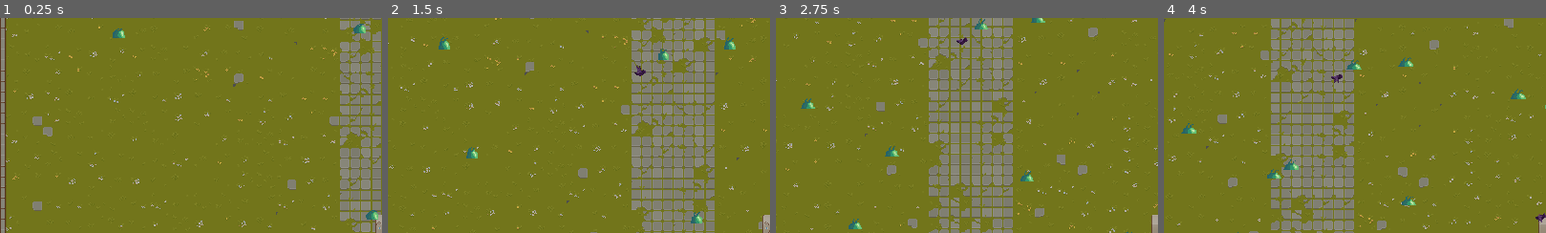
Above: before the commit, frames 1-4 (left to right).
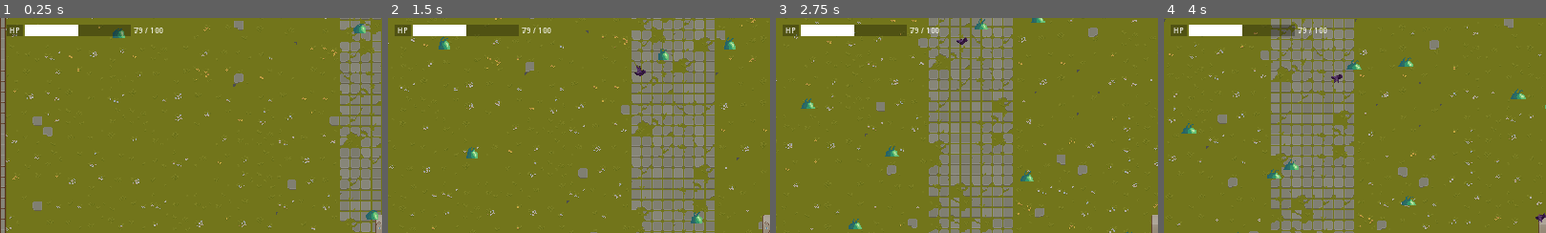
Above: after the commit, the same moments.

Repository: reyhanfarabi/project-survive
Game: Godot game, scene res://scenes/game.tscn
Same seed, same stepped clock (60 frames per second), same inputs: the game is played once before the commit and once after it. The project has no main scene, so this scene is started directly.
Inputs:
- Up to frame 1 (0.25 s): no input
- Up to frame 2 (1.5 s): hold D (right) 0.53-1.28 s; tap W (top) at 0.6, 1.35 s; hold S (down) from 1.28 s (still down)
- Up to frame 3 (2.75 s): release S (down) at 2.03 s; hold D (right) from 2.03 s (still down); tap W (top) at 2.1 s
- Up to frame 4 (4 s): tap W (top) at 2.85, 3.6 s; release D (right) at 3.53 s; hold A (left) from 3.53 s (still down)
The pictures show only the part of the screen within x 0-50%, y 0-50%; the shares and areas given below are measured in that part.

The runs differ from the first frame. In frame 1, 1.8% of the frame differs, in the area x 1-43%, y 3-9%; in frame 2, 1.8%; in frame 3, 1.8%; in frame 4, 1.8%.

Commit message:
slicing player health UI

Diff:
--- a/scenes/game.tscn
+++ b/scenes/game.tscn
@@ -6,6 +6,7 @@
 [ext_resource type="Texture2D" uid="uid://dpl3e7ctk3mdm" path="res://assets/enemies/Bat/Bat_Fly.png" id="5_rcw45"]
 [ext_resource type="PackedScene" uid="uid://jhq6jsplkmqd" path="res://scenes/enemy_spawner.tscn" id="6_0paq8"]
 [ext_resource type="Texture2D" uid="uid://bpwpe6qbvap82" path="res://assets/enemies/Slime/Slime_Spiked_Idle.png" id="7_0c3xe"]
+[ext_resource type="PackedScene" uid="uid://chrmuh5jod3kn" path="res://scenes/ui.tscn" id="7_1jlsa"]
 
 [sub_resource type="TileSetAtlasSource" id="TileSetAtlasSource_si7rc"]
 texture = ExtResource("1_3sk7a")
@@ -301,3 +302,9 @@
 
 [node name="EnemySpawner" parent="." instance=ExtResource("6_0paq8")]
 _enemy_textures = Array[CompressedTexture2D]([ExtResource("5_rcw45"), ExtResource("7_0c3xe")])
+
+[node name="CanvasLayer" type="CanvasLayer" parent="."]
+
+[node name="UI" parent="CanvasLayer" instance=ExtResource("7_1jlsa")]
+offset_bottom = 36.0
+size_flags_horizontal = 0
--- /dev/null
+++ b/scenes/ui.tscn
@@ -0,0 +1,55 @@
+[gd_scene load_steps=3 format=3 uid="uid://chrmuh5jod3kn"]
+
+[ext_resource type="Texture2D" uid="uid://drtssacttunyc" path="res://assets/health_bar/under.png" id="1_40db3"]
+[ext_resource type="Texture2D" uid="uid://ypoqksfl2c8w" path="res://assets/health_bar/progress.png" id="2_4pgyh"]
+
+[node name="UI" type="MarginContainer"]
+anchors_preset = 10
+anchor_right = 1.0
+offset_bottom = 16.0
+grow_horizontal = 2
+theme_override_constants/margin_left = 10
+theme_override_constants/margin_top = 10
+theme_override_constants/margin_right = 10
+theme_override_constants/margin_bottom = 10
+
+[node name="HBoxContainer" type="HBoxContainer" parent="."]
+layout_mode = 2
+
+[node name="HealthUIContainer" type="HBoxContainer" parent="HBoxContainer"]
+layout_mode = 2
+
+[node name="HPTitle" type="ColorRect" parent="HBoxContainer/HealthUIContainer"]
+clip_contents = true
+custom_minimum_size = Vector2(24, 0)
+layout_mode = 2
+color = Color(0, 0, 0, 0.301961)
+
+[node name="HPLabel" type="Label" parent="HBoxContainer/HealthUIContainer/HPTitle"]
+layout_mode = 0
+offset_right = 24.0
+offset_bottom = 19.0
+theme_override_font_sizes/font_size = 11
+text = "HP"
+horizontal_alignment = 1
+vertical_alignment = 1
+
+[node name="HealthBar" type="TextureProgressBar" parent="HBoxContainer/HealthUIContainer"]
+custom_minimum_size = Vector2(160, 16)
+layout_mode = 2
+value = 50.0
+nine_patch_stretch = true
+texture_under = ExtResource("1_40db3")
+texture_progress = ExtResource("2_4pgyh")
+
+[node name="CurrentHealth" type="Label" parent="HBoxContainer/HealthUIContainer"]
+layout_mode = 2
+theme_override_font_sizes/font_size = 11
+text = "79"
+vertical_alignment = 1
+
+[node name="MaxHealth" type="Label" parent="HBoxContainer/HealthUIContainer"]
+layout_mode = 2
+theme_override_font_sizes/font_size = 11
+text = "/ 100"
+vertical_alignment = 1
Binary file added: assets/health_bar/hp-title.png
Not shown, added: assets/health_bar/hp-title.png.import
Binary file added: assets/health_bar/progress.png
Not shown, added: assets/health_bar/progress.png.import
Binary file added: assets/health_bar/under.png
Not shown, added: assets/health_bar/under.png.import
Not shown: 1 places in scenes/game.tscn that only renumber resources
